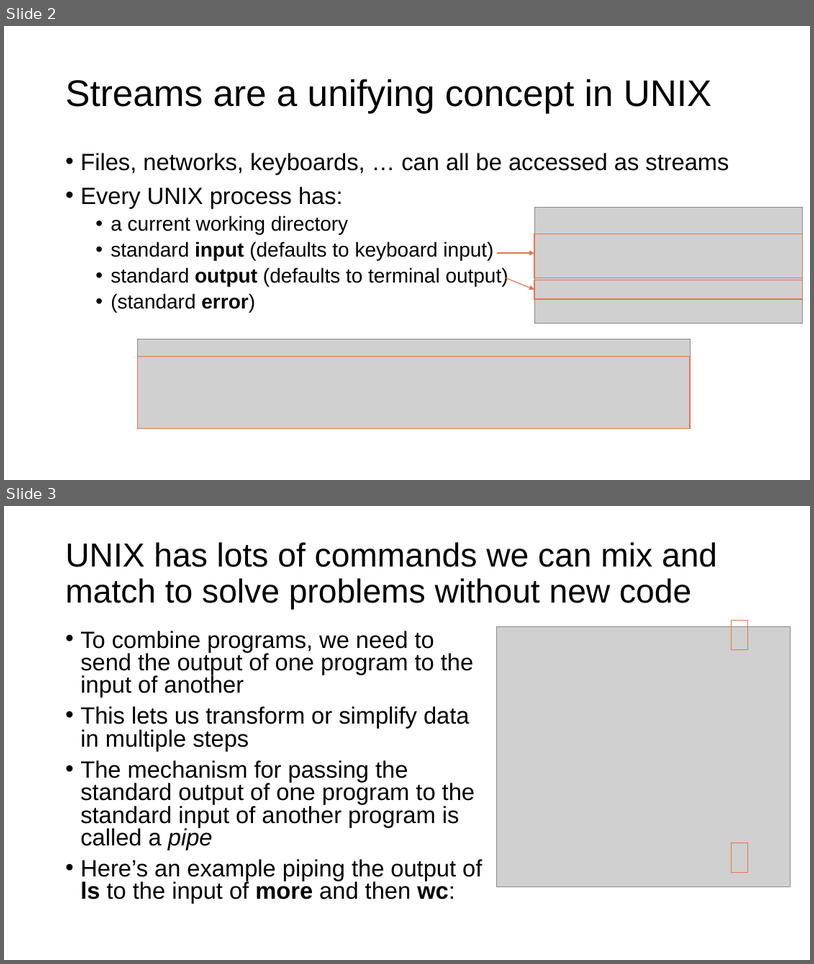
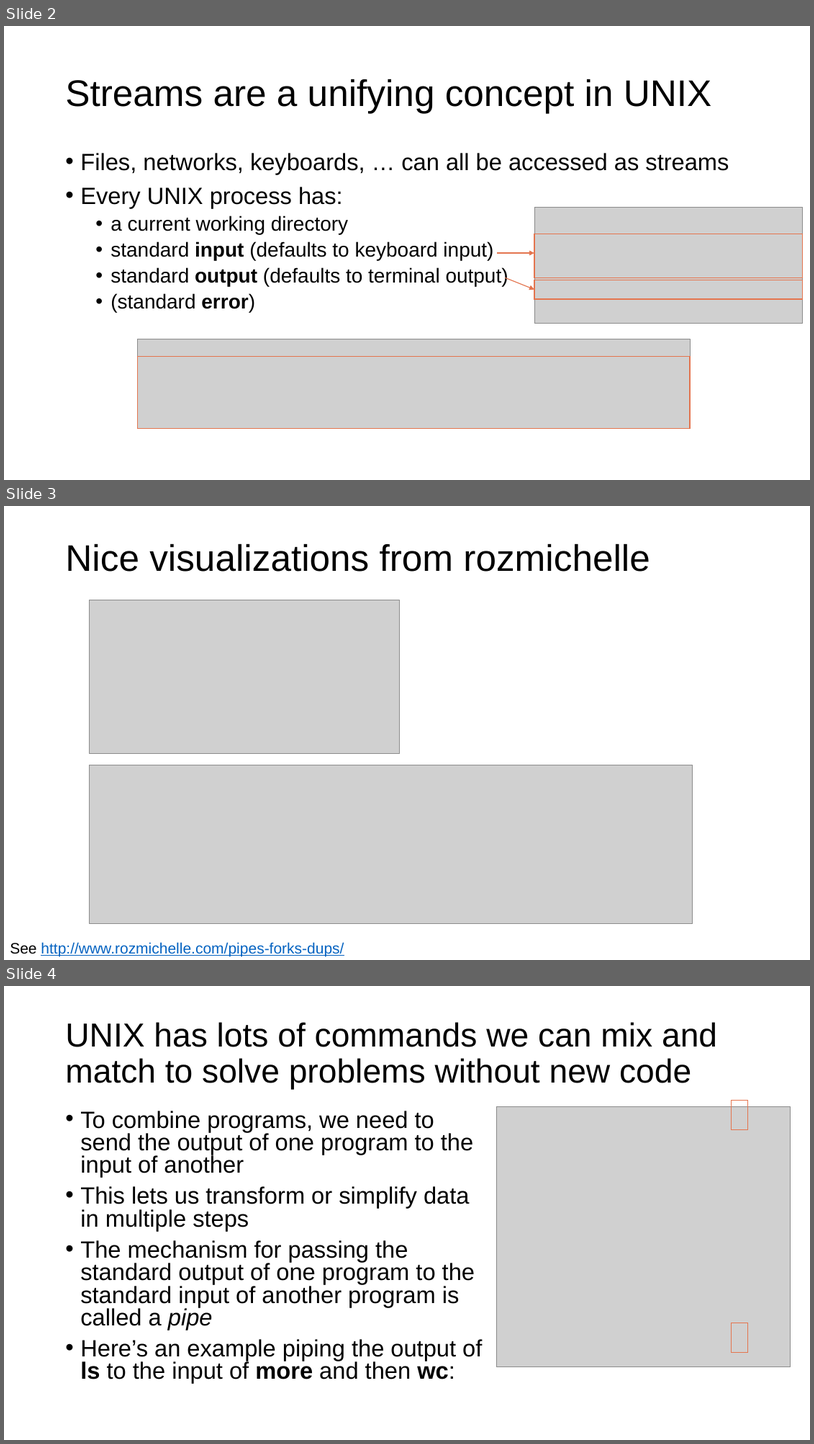
Before and after one commit to parrt/msds692, a slide deck: notes/streams.pptx. Shown one above the other, each under a label of ours: slides 2 and 3 before the commit, slides 2, 3 and 4 after it. The pictures are 814x964 and 814x1444 pixels, drawn with LibreOffice and Linux fonts; fonts in the diff are those of the drawing; grey boxes stand for pictures; background and template pictures are left out. Boxes give left, top, right and bottom in pixels: in the first picture for what was removed or moved away, otherwise in the second. Text is boxed around its words. In the diff, an @@ line names an element or a change of style, - is before the commit and + after.

```diff
--- a/notes/streams.pptx
+++ b/notes/streams.pptx
@@ slide 3 added at [4,506,810,960], background #FFFFFF @@
@@ title added at [65,543,651,572], 44 pt, text #000000 @@
+Nice visualizations from rozmichelle
@@ picture added at [89,600,399,754] @@
@@ picture added at [89,765,693,924] @@
@@ text added at [10,942,344,956], 18 pt, text #0563C1, underline @@
+See http://www.rozmichelle.com/pipes-forks-dups/
@@ what was slide 3 is now slide 4 @@
```
Also in this commit, not shown: 2 other files.
